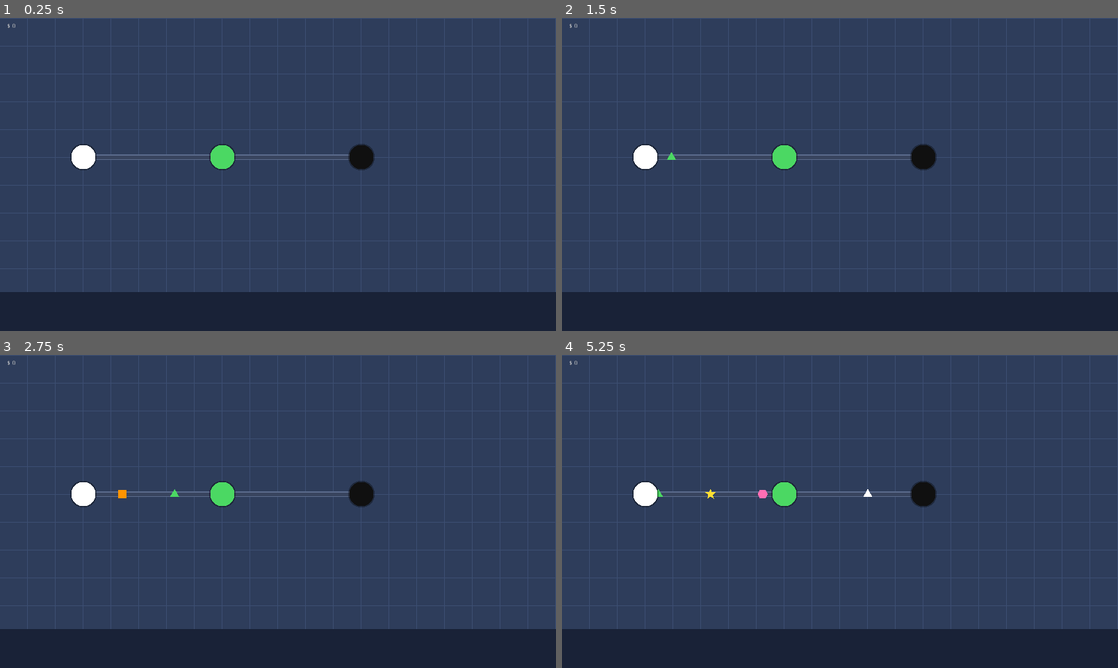
Above: before the commit, frames 1-4 (two rows, left to right).
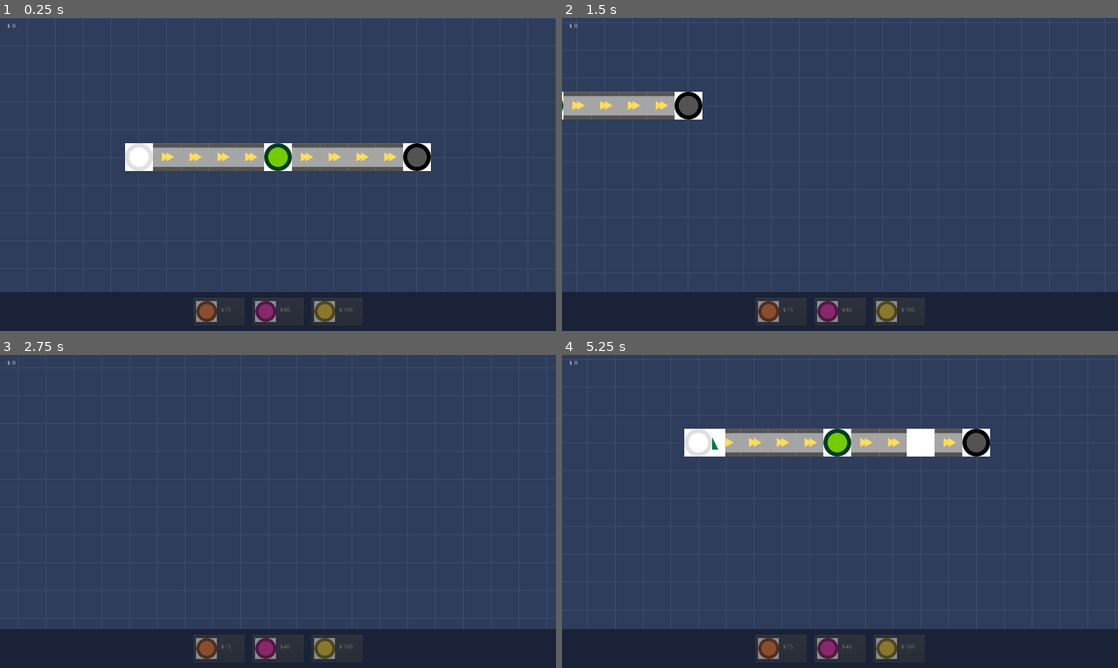
Above: after the commit, the same moments.

Repository: Mr-Sales/Factom-University-Project-
Game: Godot game, scene res://scenes/Main.tscn
Same seed, same stepped clock (60 frames per second), same inputs: the game is played once before the commit and once after it.
Inputs (mouse positions are in pixels of both pictures, inside the frame that each line leads up to):
- Up to frame 1 (0.25 s): no input
- Up to frame 2 (1.5 s): tap Enter at 0.5 s; move the mouse to (962, 158) at 0.52 s; hold D 0.53-1.28 s; click (962, 158) at 0.67 s; move the mouse to (728, 190) at 1.27 s; hold S from 1.28 s (still down); click (728, 190) at 1.42 s
- Up to frame 3 (2.75 s): move the mouse to (333, 442) at 2.02 s; release S at 2.03 s; hold D from 2.03 s (still down); click (333, 442) at 2.17 s
- Up to frame 4 (5.25 s): tap Space at 2.75 s; move the mouse to (812, 574) at 2.77 s; release D at 2.78 s; hold W 2.78-3.53 s; click (812, 574) at 2.92 s; tap Enter at 3.5 s; move the mouse to (1006, 558) at 3.52 s; hold A 3.53-5.03 s; click (1006, 558) at 3.67 s; tap Escape at 4.15 s; move the mouse to (673, 464) at 4.27 s; click (673, 464) at 4.42 s; move the mouse to (867, 511) at 5.02 s; hold S from 5.03 s (still down); click (867, 511) at 5.17 s

The runs differ from the first frame. In frame 1, 6.0% of the frame differs, in the area x 12-78%, y 40-98%; in frame 2, 4.3%; in frame 3, 2.1%; in frame 4, 7.0%, in the area x 12-77%, y 23-98%.

Commit message:
coisa pra caramba
tecnicamente um build jogavel

Diff:
--- a/factom/scenes/Belt.tscn
+++ b/factom/scenes/Belt.tscn
@@ -2,5 +2,5 @@
 
 [ext_resource path="res://scripts/Belt.gd" type="Script" id=1]
 
-[node name="Node2D" type="Node2D"]
+[node name="Belt" type="Node2D"]
 script = ExtResource( 1 )
--- /dev/null
+++ b/factom/scenes/Camera.gd
@@ -0,0 +1,54 @@
+extends Camera2D
+
+export var move_speed = 900.0
+export var zoom_min = 0.5    # menor = mais perto
+export var zoom_max = 2.5    # maior = mais longe
+export var zoom_step = 1.12
+export var smooth = 12.0
+
+var target_pos = Vector2.ZERO
+var target_zoom = 1.0
+
+func _ready():
+	# Começa centralizada, igual ao layout atual
+	position = get_viewport_rect().size / 2
+	target_pos = position
+	target_zoom = zoom.x
+	make_current()
+
+func _process(delta):
+	var dir = Vector2.ZERO
+	if Input.is_key_pressed(KEY_W) or Input.is_key_pressed(KEY_UP):
+		dir.y -= 1
+	if Input.is_key_pressed(KEY_S) or Input.is_key_pressed(KEY_DOWN):
+		dir.y += 1
+	if Input.is_key_pressed(KEY_A) or Input.is_key_pressed(KEY_LEFT):
+		dir.x -= 1
+	if Input.is_key_pressed(KEY_D) or Input.is_key_pressed(KEY_RIGHT):
+		dir.x += 1
+	if dir != Vector2.ZERO:
+		target_pos += dir.normalized() * move_speed * zoom.x * delta
+
+	var t = 1.0 - exp(-smooth * delta)
+	position = position.linear_interpolate(target_pos, t)
+	var z = lerp(zoom.x, target_zoom, t)
+	zoom = Vector2(z, z)
+
+func _unhandled_input(event):
+	if event is InputEventMouseButton and event.pressed:
+		if event.button_index == BUTTON_WHEEL_UP:
+			_zoom_to(target_zoom / zoom_step)
+		elif event.button_index == BUTTON_WHEEL_DOWN:
+			_zoom_to(target_zoom * zoom_step)
+	elif event is InputEventMouseMotion:
+		if event.button_mask & (BUTTON_MASK_RIGHT | BUTTON_MASK_MIDDLE):
+			var d = event.relative * zoom.x
+			position -= d
+			target_pos -= d
+
+# Zoom mantendo o ponto sob o mouse no mesmo lugar do mundo
+func _zoom_to(new_zoom):
+	new_zoom = clamp(new_zoom, zoom_min, zoom_max)
+	var m = get_viewport().get_mouse_position() - get_viewport_rect().size / 2
+	target_pos += m * (target_zoom - new_zoom)
+	target_zoom = new_zoom
--- a/factom/scenes/Item.tscn
+++ b/factom/scenes/Item.tscn
@@ -2,5 +2,7 @@
 
 [ext_resource path="res://scripts/Item.gd" type="Script" id=1]
 
-[node name="Node2D" type="Node2D"]
+[node name="Item" type="Node2D"]
 script = ExtResource( 1 )
+
+[node name="Sprite" type="Sprite" parent="."]
--- a/factom/scenes/Machine.tscn
+++ b/factom/scenes/Machine.tscn
@@ -2,5 +2,7 @@
 
 [ext_resource path="res://scripts/Machine.gd" type="Script" id=1]
 
-[node name="Node2D" type="Node2D"]
+[node name="Machine" type="Node2D"]
 script = ExtResource( 1 )
+
+[node name="Sprite" type="Sprite" parent="."]
--- a/factom/scenes/Main.tscn
+++ b/factom/scenes/Main.tscn
@@ -1,8 +1,10 @@
-[gd_scene load_steps=4 format=2]
+[gd_scene load_steps=6 format=2]
 
 [ext_resource path="res://scripts/Main.gd" type="Script" id=1]
-[ext_resource path="res://scenes/Belt.tscn" type="PackedScene" id=3]
+[ext_resource path="res://scenes/Camera.gd" type="Script" id=2]
 [ext_resource path="res://scripts/Grid.gd" type="Script" id=4]
+[ext_resource path="res://scenes/hotbar.gd" type="Script" id=5]
+[ext_resource path="res://scripts/preview.gd" type="Script" id=6]
 
 [node name="Main" type="Node2D"]
 script = ExtResource( 1 )
@@ -10,9 +12,15 @@
 [node name="Grid" type="Node2D" parent="."]
 script = ExtResource( 4 )
 
-[node name="Belt" parent="." instance=ExtResource( 3 )]
+[node name="Belts" type="Node2D" parent="."]
+
+[node name="Preview" type="Node2D" parent="."]
+script = ExtResource( 6 )
 
 [node name="Machines" type="Node2D" parent="."]
+
+[node name="Camera" type="Camera2D" parent="."]
+script = ExtResource( 2 )
 
 [node name="UI" type="CanvasLayer" parent="."]
 
@@ -21,6 +29,7 @@
 anchor_right = 1.0
 anchor_bottom = 1.0
 color = Color( 0.101961, 0.137255, 0.219608, 1 )
+script = ExtResource( 5 )
 
 [node name="MoneyLabel" type="Label" parent="UI"]
 margin_left = 16.0
--- /dev/null
+++ b/factom/scenes/hotbar.gd
@@ -0,0 +1,59 @@
+extends ColorRect
+
+signal slot_pressed(shape)
+
+var prices = {}
+var slots = {}
+
+func setup(order, new_prices, icons):
+	prices = new_prices
+	var box = HBoxContainer.new()
+	box.alignment = BoxContainer.ALIGN_CENTER
+	box.add_constant_override("separation", 16)
+	add_child(box)
+	box.set_anchors_and_margins_preset(Control.PRESET_WIDE)
+	for shape in order:
+		var b = Button.new()
+		b.rect_min_size = Vector2(120, 64)
+		b.focus_mode = Control.FOCUS_NONE
+		b.size_flags_vertical = Control.SIZE_SHRINK_CENTER
+		b.connect("pressed", self, "_on_pressed", [shape])
+
+		var icon = TextureRect.new()
+		icon.texture = icons[shape]
+		icon.expand = true
+		icon.stretch_mode = TextureRect.STRETCH_KEEP_ASPECT_CENTERED
+		icon.rect_position = Vector2(8, 8)
+		icon.rect_size = Vector2(48, 48)
+		icon.mouse_filter = Control.MOUSE_FILTER_IGNORE
+		b.add_child(icon)
+
+		var lbl = Label.new()
+		lbl.name = "Price"
+		lbl.text = "$" + str(prices[shape])
+		lbl.rect_position = Vector2(64, 22)
+		lbl.mouse_filter = Control.MOUSE_FILTER_IGNORE
+		b.add_child(lbl)
+
+		box.add_child(b)
+		slots[shape] = b
+
+func _on_pressed(shape):
+	emit_signal("slot_pressed", shape)
+
+func refresh(money, owned):
+	for shape in slots:
+		var b = slots[shape]
+		var lbl = b.get_node("Price")
+		if owned.has(shape):
+			lbl.text = "Comprada"
+			b.disabled = true
+			b.modulate = Color(1, 1, 1, 0.5)
+		elif money >= prices[shape]:
+			lbl.text = "$" + str(prices[shape])
+			b.disabled = false
+			b.modulate = Color.white
+		else:
+			lbl.text = "$" + str(prices[shape])
+			b.disabled = true
+			b.modulate = Color(1, 1, 1, 0.45)
--- a/factom/scripts/Belt.gd
+++ b/factom/scripts/Belt.gd
@@ -1,33 +1,93 @@
 extends Node2D
+
+const CELL = 64
+const STRAIGHT = preload("res://sprites/esteira.png")
+const CURVE = preload("res://sprites/esteira_curva.png")
 
 export var speed = 120.0
 
-var start = Vector2.ZERO
-var end = Vector2.ZERO
+var shape = ""
 var target = null
+var pts = []      # pontos do trajeto (mundo)
+var cum = []      # distância acumulada em cada ponto
+var total = 0.0
 var items = []
 
-func setup(from_machine, to_machine):
-	start = from_machine.position
-	end = to_machine.position
+func setup(from_machine, to_machine, cells, new_shape):
+	shape = new_shape
 	target = to_machine
-	from_machine.output_belt = self
-	update()
+	from_machine.add_output(shape, self)
+	_build_tiles(cells)
+	_build_points(cells)
+
+func _build_tiles(cells):
+	for i in range(1, cells.size() - 1):
+		var c = cells[i]
+		var d_in = c - cells[i - 1]
+		var d_out = cells[i + 1] - c
+		var s = Sprite.new()
+		s.position = c * CELL
+		if d_in == d_out:
+			s.texture = STRAIGHT
+			s.rotation = d_out.angle()   # sprite base aponta para a direita
+		else:
+			s.texture = CURVE
+			s.rotation = _curve_rotation(d_in, d_out)
+		s.scale = Vector2.ONE * (CELL / float(s.texture.get_width()))
+		add_child(s)
+
+# Sprite base da curva: conecta o lado ESQUERDO e o lado de CIMA
+func _curve_rotation(d_in, d_out):
+	var sides = [-d_in, d_out]   # lado por onde entra e lado por onde sai
+	if sides.has(Vector2.LEFT) and sides.has(Vector2.UP):
+		return 0.0
+	if sides.has(Vector2.UP) and sides.has(Vector2.RIGHT):
+		return PI / 2
+	if sides.has(Vector2.RIGHT) and sides.has(Vector2.DOWN):
+		return PI
+	return -PI / 2   # baixo e esquerda
+
+func _build_points(cells):
+	pts = [cells[0] * CELL]
+	for i in range(1, cells.size() - 1):
+		var c = cells[i] * CELL
+		var d_in = cells[i] - cells[i - 1]
+		var d_out = cells[i + 1] - cells[i]
+		if d_in == d_out:
+			pts.append(c)
+		else:
+			# curva suave: do meio de um lado ao meio do outro, passando perto do centro
+			var p0 = c - d_in * (CELL / 2.0)
+			var p2 = c + d_out * (CELL / 2.0)
+			for s in range(0, 7):
+				var t = s / 6.0
+				var a = p0.linear_interpolate(c, t)
+				var b = c.linear_interpolate(p2, t)
+				pts.append(a.linear_interpolate(b, t))
+	pts.append(cells[cells.size() - 1] * CELL)
+	cum = [0.0]
+	for i in range(1, pts.size()):
+		cum.append(cum[i - 1] + pts[i - 1].distance_to(pts[i]))
+	total = cum[cum.size() - 1]
 
 func add_item(item):
 	add_child(item)
-	item.position = start
+	item.dist = 0.0
+	item.position = pts[0]
 	items.append(item)
 
 func _process(delta):
-	var dir = (end - start).normalized()
-	var length = start.distance_to(end)
 	for item in items.duplicate():
-		item.position += dir * speed * delta
-		if item.position.distance_to(start) >= length:
+		item.dist += speed * delta
+		if item.dist >= total:
 			items.erase(item)
 			target.receive(item)
+		else:
+			item.position = _pos_at(item.dist)
 
-func _draw():
-	draw_line(start, end, Color("5b6b8c"), 14)
-	draw_line(start, end, Color("39455f"), 8)
+func _pos_at(d):
+	for i in range(1, pts.size()):
+		if d <= cum[i]:
+			var t = (d - cum[i - 1]) / (cum[i] - cum[i - 1])
+			return pts[i - 1].linear_interpolate(pts[i], t)
+	return pts[pts.size() - 1]
--- a/factom/scripts/Grid.gd
+++ b/factom/scripts/Grid.gd
@@ -1,19 +1,34 @@
 extends Node2D
 
 export var cell = 64
-export var bar_ratio = 0.125
 export var bg_color = Color("2f3e5c")
 export var line_color = Color("3d4f73")
 
+var last_transform = Transform2D()
+
+func _ready():
+	VisualServer.set_default_clear_color(bg_color)
+
+func _process(_delta):
+	var t = get_canvas_transform()
+	if t != last_transform:
+		last_transform = t
+		update()
+
 func _draw():
-	var size = get_viewport_rect().size
-	var play_h = size.y * (1.0 - bar_ratio)
-	draw_rect(Rect2(0, 0, size.x, play_h), bg_color)
-	var x = 0
-	while x <= size.x:
-		draw_line(Vector2(x, 0), Vector2(x, play_h), line_color, 1)
+	var ct = get_canvas_transform()
+	var inv = ct.affine_inverse()
+	# Converte os cantos da tela para coordenadas do mundo
+	var top_left = inv.xform(Vector2.ZERO)
+	var bottom_right = inv.xform(get_viewport_rect().size)
+	var rect = Rect2(top_left, bottom_right - top_left)
+
+	var w = 1.0 / ct.get_scale().x   # mantém a linha com 1 px na tela em qualquer zoom
+	var x = floor(rect.position.x / cell) * cell
+	while x <= rect.end.x:
+		draw_line(Vector2(x, rect.position.y), Vector2(x, rect.end.y), line_color, w)
 		x += cell
-	var y = 0
-	while y <= play_h:
-		draw_line(Vector2(0, y), Vector2(size.x, y), line_color, 1)
+	var y = floor(rect.position.y / cell) * cell
+	while y <= rect.end.y:
+		draw_line(Vector2(rect.position.x, y), Vector2(rect.end.x, y), line_color, w)
 		y += cell
--- a/factom/scripts/Item.gd
+++ b/factom/scripts/Item.gd
@@ -1,46 +1,34 @@
 extends Node2D
 
-const COLORS = {
-	"triangle": Color("4cd964"),
-	"square": Color("ff9500"),
-	"hexagon": Color("ff6fb5"),
-	"star": Color("ffe033"),
+const FOLDER = "res://sprites/"
+const NAMES = {
+	"triangle": "triangulo",
+	"square": "quadrado",
+	"hexagon": "hexagono",
+	"star": "estrela",
 }
 
+var dist = 0.0   # distância já percorrida na esteira
 var shape = "triangle"
 var refined = false
 
+onready var sprite = $Sprite
+
+func _ready():
+	_update_texture()
+
 func setup(new_shape):
 	shape = new_shape
-	update()
+	if is_inside_tree():
+		_update_texture()
 
 func refine():
 	refined = true
-	update()
+	_update_texture()
 
-func _draw():
-	var col = Color.white if refined else COLORS[shape]
-	match shape:
-		"triangle":
-			draw_colored_polygon(_poly(3, 12, -PI / 2), col)
-		"square":
-			draw_rect(Rect2(-10, -10, 20, 20), col)
-		"hexagon":
-			draw_colored_polygon(_poly(6, 12, 0), col)
-		"star":
-			draw_colored_polygon(_star(5, 13, 5.5), col)
-
-func _poly(sides, r, rot):
-	var pts = PoolVector2Array()
-	for i in range(sides):
-		var a = rot + TAU * i / sides
-		pts.append(Vector2(cos(a), sin(a)) * r)
-	return pts
-
-func _star(points, r_out, r_in):
-	var pts = PoolVector2Array()
-	for i in range(points * 2):
-		var a = -PI / 2 + PI * i / points
-		var r = r_out if i % 2 == 0 else r_in
-		pts.append(Vector2(cos(a), sin(a)) * r)
-	return pts
+func _update_texture():
+	var base = FOLDER + NAMES[shape]
+	var path = (base + "_branco.png") if refined else (base + ".png")
+	if not ResourceLoader.exists(path):
+		path = base + ".png"
+	sprite.texture = load(path)
--- a/factom/scripts/Machine.gd
+++ b/factom/scripts/Machine.gd
@@ -5,47 +5,77 @@
 const ItemScene = preload("res://scenes/Item.tscn")
 const SHAPES = ["triangle", "square", "hexagon", "star"]
 
+const TEXTURES = {
+	"branco": preload("res://sprites/circulo_branco.png"),
+	"preto": preload("res://sprites/circulo_preto.png"),
+	"verde": preload("res://sprites/circulo_verde.png"),
+	"laranja": preload("res://sprites/circulo_laranja.png"),
+	"rosa": preload("res://sprites/circulo_rosa.png"),
+	"amarelo": preload("res://sprites/circulo_amarelo.png"),
+}
+
+const SHAPE_TO_COLOR = {
+	"triangle": "verde",
+	"square": "laranja",
+	"hexagon": "rosa",
+	"star": "amarelo",
+}
+
 export(Kind) var kind = Kind.SPAWNER
-export var radius = 28.0
+export var display_size = 64.0
 export var spawn_interval = 1.0
 export var accepted_shape = "triangle"
-export var refinery_color = Color("4cd964")
 
-var output_belt = null
+var cell = Vector2.ZERO     # posição na grade (definida pelo Main)
+var outputs = {}            # forma -> esteira de saída
 var spawn_timer = 0.0
 var spawn_index = 0
 
+onready var sprite = $Sprite
+
+func _ready():
+	sprite.texture = TEXTURES[_texture_key()]
+	sprite.scale = Vector2.ONE * (display_size / sprite.texture.get_width())
+
+func _texture_key():
+	match kind:
+		Kind.SPAWNER:
+			return "branco"
+		Kind.SELLER:
+			return "preto"
+		_:
+			return SHAPE_TO_COLOR[accepted_shape]
+
+func add_output(shape, belt):
+	outputs[shape] = belt
+
 func _process(delta):
-	if kind == Kind.SPAWNER and output_belt != null:
-		spawn_timer += delta
-		if spawn_timer >= spawn_interval:
-			spawn_timer = 0.0
+	if kind != Kind.SPAWNER:
+		return
+	spawn_timer += delta
+	if spawn_timer >= spawn_interval:
+		spawn_timer = 0.0
+		var shape = SHAPES[spawn_index]
+		spawn_index = (spawn_index + 1) % SHAPES.size()
+		# Ciclo fixo: formas sem esteira (sem máquina) são simplesmente descartadas
+		if outputs.has(shape):
 			var item = ItemScene.instance()
-			item.setup(SHAPES[spawn_index])
-			spawn_index = (spawn_index + 1) % SHAPES.size()
-			output_belt.add_item(item)
+			item.setup(shape)
+			outputs[shape].add_item(item)
 
 # Chamado pela esteira quando um item chega aqui
 func receive(item):
 	match kind:
 		Kind.REFINERY:
-			if item.shape == accepted_shape and output_belt != null:
+			var out = outputs.get(accepted_shape)
+			if item.shape == accepted_shape and out != null:
 				item.refine()
 				item.get_parent().remove_child(item)
-				output_belt.add_item(item)
+				out.add_item(item)
 			else:
 				item.queue_free()
 		Kind.SELLER:
+			get_tree().call_group("main", "sell", item.shape)
 			item.queue_free()
-			get_tree().call_group("main", "add_money", 1)
 		_:
 			item.queue_free()
-
-func _draw():
-	var col = Color.white
-	if kind == Kind.REFINERY:
-		col = refinery_color
-	elif kind == Kind.SELLER:
-		col = Color("111111")
-	draw_circle(Vector2.ZERO, radius + 3, Color(0, 0, 0, 0.35))
-	draw_circle(Vector2.ZERO, radius, col)
--- a/factom/scripts/Main.gd
+++ b/factom/scripts/Main.gd
@@ -2,42 +2,182 @@
 
 const MachineScene = preload("res://scenes/Machine.tscn")
 const BeltScene = preload("res://scenes/Belt.tscn")
+const MachineScript = preload("res://scripts/Machine.gd")
+const Pathfinder = preload("res://scripts/pathfinder.gd")
 
 const CELL = 64
+const BAR_HEIGHT = 80
+const NO_CELL = Vector2(99999, 99999)
+
 const SPAWNER = 0
 const REFINERY = 1
 const SELLER = 2
 
+# Quanto vale cada forma ao chegar refinada no vendedor
+const VALUES = {"triangle": 1, "square": 3, "hexagon": 5, "star": 10}
+# Ordem e preço no cinto
+const BUY_ORDER = ["square", "hexagon", "star"]
+const PRICES = {"square": 15, "hexagon": 40, "star": 100}
+
 var money = 0
+var occupied = {}          # células ocupadas por máquinas e esteiras
+var owned = {}             # formas cuja máquina já foi comprada
+var spawner = null
+var seller = null
+
+var placing = null         # forma da máquina presa ao mouse (ou null)
+var ghost = null
+var plan = {}
+var last_cell = NO_CELL
+var right_down_pos = Vector2.ZERO
 
 onready var machines = $Machines
-onready var belts = $Belt
+onready var belts = $Belts
+onready var preview = $Preview
+onready var hotbar = $UI/BottomBar
 onready var money_label = $UI/MoneyLabel
 
 func _ready():
 	add_to_group("main")
-	var spawner = _place_machine(SPAWNER, Vector2(3, 5))
-	var refinery = _place_machine(REFINERY, Vector2(8, 5))
-	var seller = _place_machine(SELLER, Vector2(13, 5))
-	_connect_machines(spawner, refinery)
-	_connect_machines(refinery, seller)
-	_update_label()
+	spawner = _place_machine(SPAWNER, Vector2(5, 5))
+	var refinery = _place_machine(REFINERY, Vector2(10, 5), "triangle")
+	seller = _place_machine(SELLER, Vector2(15, 5))
+	_build_belt(spawner, refinery, Pathfinder.find_path(spawner.cell, refinery.cell, occupied), "triangle")
+	_build_belt(refinery, seller, Pathfinder.find_path(refinery.cell, seller.cell, occupied), "triangle")
 
-func _place_machine(kind, cell):
+	hotbar.setup(BUY_ORDER, PRICES, _icons())
+	hotbar.connect("slot_pressed", self, "_on_slot_pressed")
+	_update_ui()
+
+func _icons():
+	var icons = {}
+	for s in BUY_ORDER:
+		icons[s] = MachineScript.TEXTURES[MachineScript.SHAPE_TO_COLOR[s]]
+	return icons
+
+# ---------- construção ----------
+
+func _place_machine(kind, cell, shape = "triangle"):
 	var m = MachineScene.instance()
 	m.kind = kind
-	m.position = cell * CELL   # posição = vértice da grade
+	m.accepted_shape = shape
+	m.cell = cell
+	m.position = cell * CELL
 	machines.add_child(m)
+	occupied[cell] = true
 	return m
 
-func _connect_machines(a, b):
+func _build_belt(from_m, to_m, cells, shape):
 	var belt = BeltScene.instance()
 	belts.add_child(belt)
-	belt.setup(a, b)
+	belt.setup(from_m, to_m, cells, shape)
+	for i in range(1, cells.size() - 1):
+		occupied[cells[i]] = true
 
-func add_money(amount):
-	money += amount
-	_update_label()
+func _world_to_cell(p):
+	return Vector2(int(round(p.x / CELL)), int(round(p.y / CELL)))
 
-func _update_label():
+# Calcula as duas esteiras (gerador -> máquina -> vendedor) para uma máquina em 'cell'
+func _plan(cell):
+	var result = {"ok": false, "p1": [], "p2": []}
+	if occupied.has(cell):
+		return result
+	var p1 = Pathfinder.find_path(spawner.cell, cell, occupied)
+	result.p1 = p1
+	if p1.empty():
+		return result
+	var blocked = occupied.duplicate()
+	blocked[cell] = true
+	for c in p1:
+		blocked[c] = true
+	var p2 = Pathfinder.find_path(cell, seller.cell, blocked)
+	result.p2 = p2
+	result.ok = not p2.empty()
+	return result
+
+# ---------- dinheiro ----------
+
+func sell(shape):
+	money += VALUES[shape]
+	_update_ui()
+
+func _update_ui():
 	money_label.text = "$ " + str(money)
+	hotbar.refresh(money, owned)
+
+# ---------- máquina presa ao mouse ----------
+
+func _on_slot_pressed(shape):
+	if owned.has(shape) or money < PRICES[shape]:
+		return
+	if placing == shape:
+		_cancel_placing()
+	else:
+		_start_placing(shape)
+
+func _start_placing(shape):
+	_cancel_placing()
+	placing = shape
+	ghost = MachineScene.instance()
+	ghost.kind = REFINERY
+	ghost.accepted_shape = shape
+	ghost.z_index = 10
+	ghost.position = _world_to_cell(get_global_mouse_position()) * CELL
+	add_child(ghost)
+	ghost.set_process(false)
+	last_cell = NO_CELL
+
+func _cancel_placing():
+	placing = null
+	if ghost != null:
+		ghost.queue_free()
+		ghost = null
+	preview.clear()
+	plan = {}
+
+func _process(delta):
+	if placing == null:
+		return
+	var over_bar = get_viewport().get_mouse_position().y > get_viewport_rect().size.y - BAR_HEIGHT
+	ghost.visible = not over_bar
+	if over_bar:
+		plan = {}
+		last_cell = NO_CELL
+		preview.clear()
+		return
+	var cell = _world_to_cell(get_global_mouse_position())
+	if cell != last_cell:
+		last_cell = cell
+		plan = _plan(cell)
+		preview.show_paths([plan.p1, plan.p2], plan.ok)
+		ghost.modulate = Color(1, 1, 1, 0.7) if plan.ok else Color(1, 0.35, 0.35, 0.7)
+	ghost.position = ghost.position.linear_interpolate(cell * CELL, 1.0 - exp(-30.0 * delta))
+
+func _unhandled_input(event):
+	if placing == null:
+		return
+	if event is InputEventKey and event.pressed and event.scancode == KEY_ESCAPE:
+		_cancel_placing()
+	elif event is InputEventMouseButton:
+		if event.button_index == BUTTON_LEFT and event.pressed:
+			_confirm_placing()
+		elif event.button_index == BUTTON_RIGHT:
+			# o botão direito também arrasta a câmera: só cancela se não houve arrasto
+			if event.pressed:
+				right_down_pos = event.position
+			elif event.position.distance_to(right_down_pos) < 6:
+				_cancel_placing()
+
+func _confirm_placing():
+	var shape = placing
+	var cell = _world_to_cell(get_global_mouse_position())
+	var p = _plan(cell)
+	if not p.ok or money < PRICES[shape]:
+		return
+	money -= PRICES[shape]
+	owned[shape] = true
+	var m = _place_machine(REFINERY, cell, shape)
+	_build_belt(spawner, m, p.p1, shape)
+	_build_belt(m, seller, p.p2, shape)
+	_cancel_placing()
+	_update_ui()
--- /dev/null
+++ b/factom/scripts/pathfinder.gd
@@ -0,0 +1,86 @@
+extends Reference
+
+const DIRS = [Vector2.RIGHT, Vector2.DOWN, Vector2.LEFT, Vector2.UP]
+const TURN_COST = 0.4
+
+# Retorna a lista de células de start até goal (inclusive), ou [] se não houver caminho.
+# 'blocked' é um Dictionary com as células ocupadas.
+static func find_path(start, goal, blocked, margin = 12):
+	var lo = Vector2(min(start.x, goal.x), min(start.y, goal.y)) - Vector2(margin, margin)
+	var hi = Vector2(max(start.x, goal.x), max(start.y, goal.y)) + Vector2(margin, margin)
+
+	var start_state = Vector3(start.x, start.y, -1)
+	var best = {}
+	best[start_state] = 0.0
+	var came = {}
+	var heap = []
+	_push(heap, [_h(start, goal), start_state, 0.0])
+
+	while not heap.empty():
+		var top = _pop(heap)
+		var state = top[1]
+		if top[2] > best[state]:
+			continue   # entrada velha da fila
+		var cell = Vector2(state.x, state.y)
+		if cell == goal:
+			return _rebuild(came, state)
+		for d in range(4):
+			var n = cell + DIRS[d]
+			if n.x < lo.x or n.x > hi.x or n.y < lo.y or n.y > hi.y:
+				continue
+			if n != goal and blocked.has(n):
+				continue
+			var g = top[2] + 1.0
+			if state.z >= 0 and int(state.z) != d:
+				g += TURN_COST
+			var ns = Vector3(n.x, n.y, d)
+			if not best.has(ns) or g < best[ns]:
+				best[ns] = g
+				came[ns] = state
+				_push(heap, [g + _h(n, goal), ns, g])
+	return []
+
+static func _h(a, b):
+	return abs(a.x - b.x) + abs(a.y - b.y)
+
+static func _rebuild(came, state):
+	var path = [Vector2(state.x, state.y)]
+	while came.has(state):
+		state = came[state]
+		path.push_front(Vector2(state.x, state.y))
+	return path
+
+# --- fila de prioridade (heap binário) ---
+static func _push(heap, item):
+	heap.append(item)
+	var i = heap.size() - 1
+	while i > 0:
+		var p = (i - 1) >> 1
+		if heap[p][0] <= heap[i][0]:
+			break
+		var tmp = heap[p]
+		heap[p] = heap[i]
+		heap[i] = tmp
+		i = p
+
+static func _pop(heap):
+	var top = heap[0]
+	var last = heap.pop_back()
+	if heap.size() > 0:
+		heap[0] = last
+		var i = 0
+		while true:
+			var l = 2 * i + 1
+			var r = l + 1
+			var m = i
+			if l < heap.size() and heap[l][0] < heap[m][0]:
+				m = l
+			if r < heap.size() and heap[r][0] < heap[m][0]:
+				m = r
+			if m == i:
+				break
+			var tmp = heap[m]
+			heap[m] = heap[i]
+			heap[i] = tmp
+			i = m
+	return top
--- /dev/null
+++ b/factom/scripts/preview.gd
@@ -0,0 +1,21 @@
+extends Node2D
+
+const CELL = 64
+
+var paths = []
+var valid = true
+
+func show_paths(new_paths, is_valid):
+	paths = new_paths
+	valid = is_valid
+	update()
+
+func clear():
+	paths = []
+	update()
+
+func _draw():
+	var col = Color(0.3, 0.9, 0.5, 0.35) if valid else Color(1, 0.3, 0.3, 0.35)
+	for p in paths:
+		for i in range(1, p.size() - 1):
+			draw_rect(Rect2(p[i] * CELL - Vector2(CELL, CELL) / 2, Vector2(CELL, CELL)), col)
Binary file added: factom/sprites/circulo_amarelo.png
Not shown, added: factom/sprites/circulo_amarelo.png.import
Binary file added: factom/sprites/circulo_branco.png
Not shown, added: factom/sprites/circulo_branco.png.import
Binary file added: factom/sprites/circulo_laranja.png
Not shown, added: factom/sprites/circulo_laranja.png.import
Binary file added: factom/sprites/circulo_preto.png
Not shown, added: factom/sprites/circulo_preto.png.import
Binary file added: factom/sprites/circulo_rosa.png
Not shown, added: factom/sprites/circulo_rosa.png.import
Binary file added: factom/sprites/circulo_verde.png
Not shown, added: factom/sprites/circulo_verde.png.import
(and 20 more such lines)
